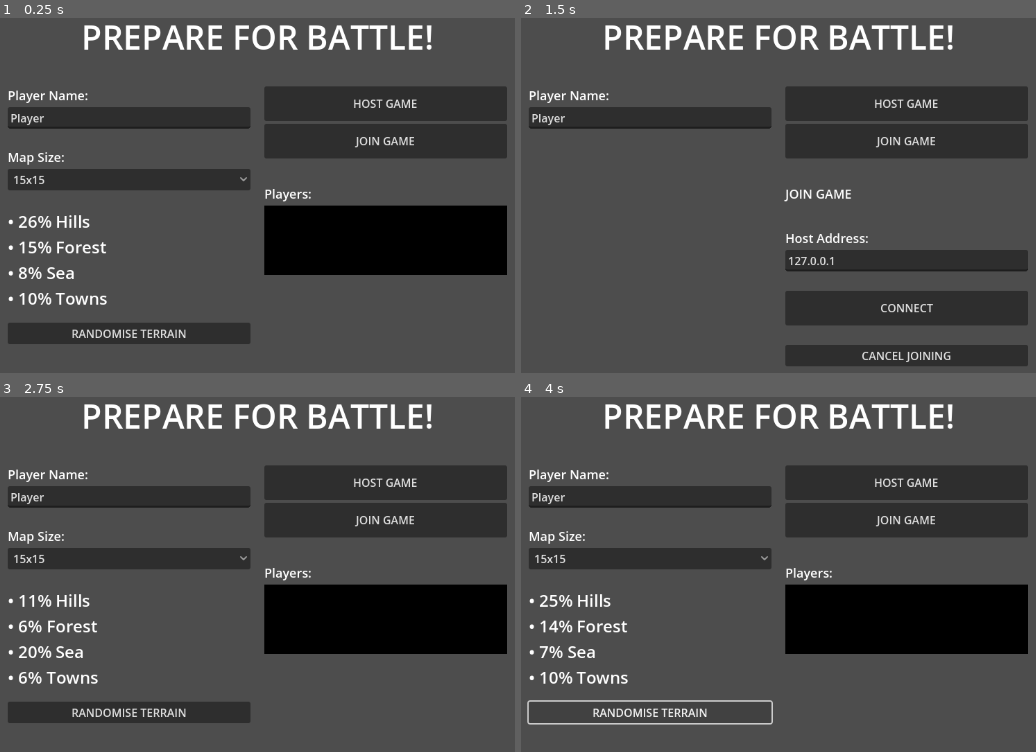
Above: before the commit, frames 1-4 (two rows, left to right).
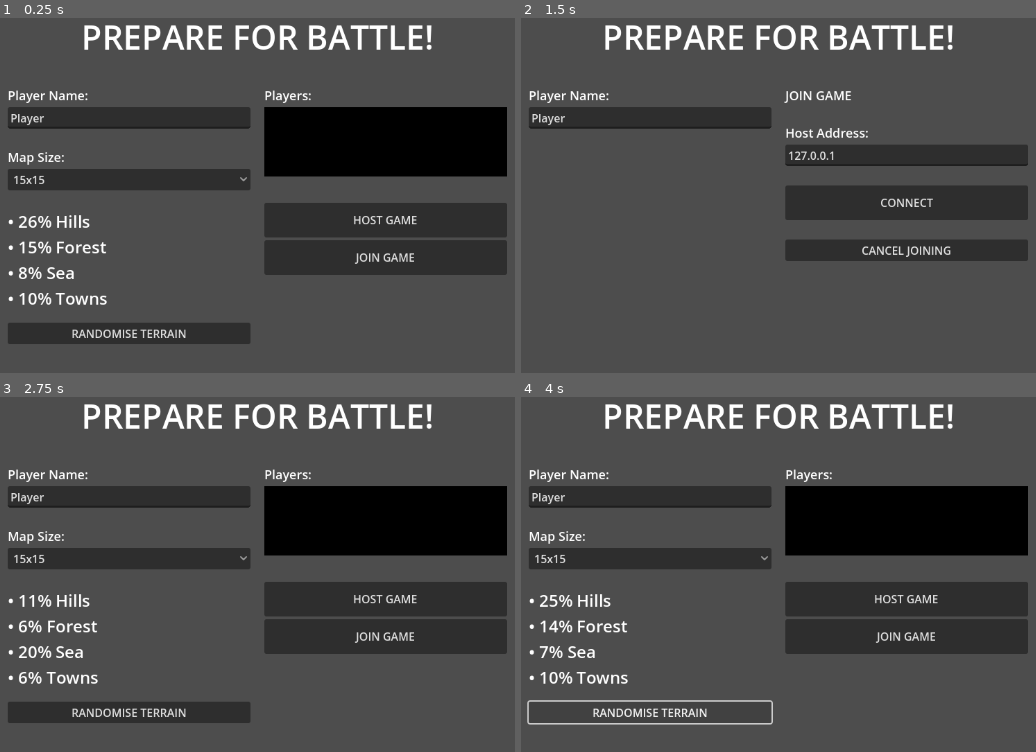
Above: after the commit, the same moments.

Repository: mmehmet/xbattle
Game: Godot game, scene res://Main.tscn
The game is run twice, just before and just after one commit, with the same random seed, the same clock (stepped at 60 frames per second) and the same inputs.
Inputs:
- Up to frame 1 (0.25 s): no input
- Up to frame 2 (1.5 s): click "HOST GAME" at 0.5 s; click "JOIN GAME" at 1.25 s
- Up to frame 3 (2.75 s): click "CANCEL JOINING" at 2 s
- Up to frame 4 (4 s): click "15x15" at 2.75 s; click "RANDOMISE TERRAIN" at 3.5 s

The runs differ from the first frame. In frame 1, 21% of the frame differs, in the area x 51-99%, y 19-73%; in frame 2, 23%, in the area x 51-99%, y 19-99%; in frame 3, 21%; in frame 4, 21%.

Commit message:
PARATROOPERS! (and artillery)

Diff:
--- a/scripts/Board.gd
+++ b/scripts/Board.gd
@@ -77,7 +77,9 @@
         elif hovered_cell:
             var command = key_to_command(event.keycode)
             if command >= 0:
-                game_manager.on_cell_command(hovered_cell, command)
+                if selected_cell == null:
+                    selected_cell = hovered_cell
+                game_manager.on_cell_command(command, hovered_cell, selected_cell)
 
 func key_to_command(keycode: int) -> int:
    match keycode:
--- a/scripts/Cell.gd
+++ b/scripts/Cell.gd
@@ -17,7 +17,10 @@
 
 const SIDE_NONE: int = -1
 const SIDE_FIGHT: int = 11
-const HORIZON: int = 2
+const HORIZON: int = 4
+
+# Troop movement
+const LOWBOUND: int = 0  # Reserve troops (can't move)
 
 @export var x: int = 0
 @export var y: int = 0
@@ -36,9 +39,6 @@
 @export var move: int = 0  # Number of active direction vectors
 @export var direction_vectors: Array[bool] = []  # [0-6 directions]
 @export var age: int = 0  # How long owned by same side
-
-# Combat state
-@export var lowbound: int = 0  # Reserve troops (can't move)
 
 # Visibility and updates
 @export var outdated: bool = false
--- a/scripts/GameManager.gd
+++ b/scripts/GameManager.gd
@@ -80,8 +80,8 @@
 
     network_manager.send_click(cell)
 
-func on_cell_command(cell: Cell, command: int):
-    network_manager.send_command(cell, command, current_player)
+func on_cell_command(command: int, target: Cell, source: Cell):
+    network_manager.send_command(command, target, source, current_player)
 
 # Game control functions
 func pause_game():
--- a/scripts/HostManager.gd
+++ b/scripts/HostManager.gd
@@ -4,10 +4,13 @@
 var board: Board
 var network_manager: NetworkManager
 
-# Cost constants
+# Command constants
 const COST_DIG = 30
 const COST_FILL = 20
 const COST_BUILD = 25
+const COST_ARTILLERY = 5
+const MAX_FIRE = 3
+const MAX_PARA = 6
 
 # Game configuration (from original xbattle constants)
 @export var fight_intensity: int = Cell.DEFAULT_FIGHT
@@ -122,6 +125,10 @@
 func update_cell_combat(cell: Cell):
     if not cell.is_fighting():
         return
+
+    # Clear movement directions during combat
+    if cell.move > 0:
+        cell.clear_directions()
 
     var result = get_combat_state(cell)
     if result.count <= 1:
@@ -180,7 +187,7 @@
         return
 
     var current_troops = cell.get_troop_count()
-    if current_troops <= cell.lowbound:
+    if current_troops <= Cell.LOWBOUND:
         return
 
     # Process each direction vector (in random order)
@@ -197,7 +204,7 @@
         return # Can't move into sea
 
     var source_troops = source.get_troop_count()
-    var movable_troops = source_troops - source.lowbound
+    var movable_troops = source.get_troop_count() - Cell.LOWBOUND
     if movable_troops <= 0:
         return
 
@@ -316,10 +323,67 @@
     cell.growth = 0
     network_manager.send_cell_delta(cell, true)
 
-func execute_paratroops(idx: int, side: int):
-    # TODO: Implement airborne assault
-    print("Paratroops not implemented yet - cell [%d]" % idx)
-
-func execute_artillery(idx: int, side: int):
-    # TODO: Implement ranged attack
-    print("Artillery not implemented yet - cell [%d]" % idx)
+func execute_paratroops(target_idx: int, source_idx: int, side: int):
+    var source = board.get_cell_by_index(source_idx)
+    var target = board.get_cell_by_index(target_idx)
+
+    if not source or source.side != side:
+        return
+
+    var distance = source.get_distance(target)
+    if distance > MAX_PARA:
+        return  # Outside paratrooper range
+
+    var troops = source.get_troop_count() - (Cell.LOWBOUND * 2)
+    if troops <= 0:
+        return  # Need troops to drop AND hold the fort!
+
+    # Execute drop
+    var paratroops = troops / 2  # 50% loss
+    source.set_troops(source.side, paratroops)
+
+    if target.side == Cell.SIDE_NONE:
+        target.side = side
+        target.set_troops(side, paratroops)
+    elif target.side == side:
+        target.add_troops(paratroops)
+    else:
+        # Combat drop
+        target.troop_values[side] += paratroops
+        target.side = Cell.SIDE_FIGHT
+        target.clear_directions()
+
+    network_manager.send_cell_delta(source)
+    network_manager.send_cell_delta(target, true)
+
+func execute_artillery(target_idx: int, source_idx: int, side: int):
+    var source = board.get_cell_by_index(source_idx)
+    var target = board.get_cell_by_index(target_idx)
+
+    if not source or source.side != side:
+        return
+
+    var distance = source.get_distance(target)
+    if distance > MAX_FIRE:
+        return  # Outside artillery range
+
+    if not target.is_seen_by(side):
+        return  # Requires line of sight
+
+    var troops = source.get_troop_count() - Cell.LOWBOUND
+    if troops <= 0:
+        return  # Need troops to fire
+
+    var cost = min(COST_ARTILLERY, troops)  # Artillery costs 5 troops max
+    source.set_troops(source.side, source.get_troop_count() - cost)
+
+    # Damage target
+    var damage = cost / 2 + 1  # 1-3 damage based on cost
+    if target.side >= 0 and target.get_troop_count() > 0:
+        var new_count = max(0, target.get_troop_count() - damage)
+        target.set_troops(target.side, new_count)
+        if new_count == 0:
+            target.side = Cell.SIDE_NONE
+
+    network_manager.send_cell_delta(source)
+    network_manager.send_cell_delta(target, true)
--- a/scripts/NetworkManager.gd
+++ b/scripts/NetworkManager.gd
@@ -283,12 +283,13 @@
 
     host_manager.update_cell(data)
 
-func send_command(cell: Cell, command: int, side: int):
+func send_command(command: int, target: Cell, source: Cell, side: int):
     if not connected:
         return
 
     var data = {
-        "idx": cell.index,
+        "target": target.index,
+        "source": source.index,
         "command": command,
         "side": side,
     }
@@ -301,13 +302,13 @@
         return
 
     match data.command:
-        CMD_ATTACK: host_manager.execute_attack(data.idx, data.side)
-        CMD_DIG: host_manager.execute_dig(data.idx, data.side)
-        CMD_FILL: host_manager.execute_fill(data.idx, data.side)
-        CMD_BUILD: host_manager.execute_build(data.idx, data.side)
-        CMD_SCUTTLE: host_manager.execute_scuttle(data.idx, data.side)
-        CMD_PARATROOPS: host_manager.execute_paratroops(data.idx, data.side)
-        CMD_ARTILLERY: host_manager.execute_artillery(data.idx, data.side)
+        CMD_ATTACK: host_manager.execute_attack(data.target, data.side)
+        CMD_DIG: host_manager.execute_dig(data.target, data.side)
+        CMD_FILL: host_manager.execute_fill(data.target, data.side)
+        CMD_BUILD: host_manager.execute_build(data.target, data.side)
+        CMD_SCUTTLE: host_manager.execute_scuttle(data.target, data.side)
+        CMD_PARATROOPS: host_manager.execute_paratroops(data.target, data.source, data.side)
+        CMD_ARTILLERY: host_manager.execute_artillery(data.target, data.source, data.side)
 
 func send_cell_delta(cell: Cell, play_sound: bool = false):
     if not is_host:
--- a/scripts/StartScreen.gd
+++ b/scripts/StartScreen.gd
@@ -160,7 +160,7 @@
 func show_join_screen():
     clear_main_content(right_panel)
     current_state = GameState.JOINING
-    update_buttons()
+
     # hide host settings
     map_label.visible = false
     map_dropdown.visible = false
@@ -172,7 +172,7 @@
     title.add_theme_font_size_override("font_size", 18)
     right_panel.add_child(title)
 
-    add_spacer(right_panel, 30)
+    add_spacer(right_panel, 20)
 
     var address_label = Label.new()
     address_label.add_theme_font_size_override("font_size", 18)
@@ -220,7 +220,14 @@
 func show_lobby():
     clear_main_content(right_panel)
     current_state = GameState.IN_LOBBY
-    update_buttons()
+
+    if players.size():
+        var title = Label.new()
+        title.text = "HOST GAME"
+        title.add_theme_font_size_override("font_size", 18)
+        right_panel.add_child(title)
+
+        add_spacer(right_panel, 20)
 
     # Players list
     var players_label = Label.new()
@@ -264,6 +271,11 @@
         cancel_button.text = "CANCEL HOSTING" if is_host else "DISCONNECT"
         cancel_button.pressed.connect(_on_cancel_host if is_host else _on_leave_lobby)
         right_panel.add_child(cancel_button)
+        if host_button and join_button:
+            host_button.visible = false
+            join_button.visible = false
+    else:
+        show_start_buttons()
 
     update_player_list()
 
@@ -300,12 +312,6 @@
     parent.add_child(spacer)
 
 # Event handlers
-func update_buttons():
-    show_start_buttons()
-    var should_disable = players.size() > 0
-    host_button.disabled = should_disable
-    join_button.disabled = should_disable
-
 func _on_map_size_selected(index: int):
     if index >= 0 and index < map_sizes.size():
         selected_map_size = map_sizes[index].size
